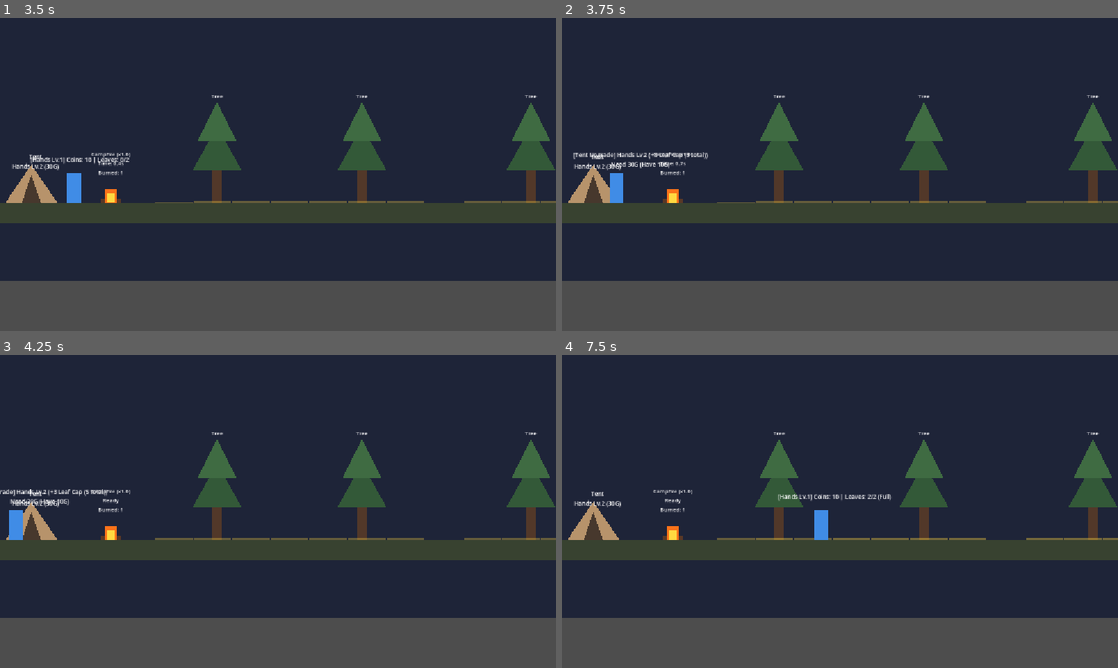
Above: before the commit, frames 1-4 (two rows, left to right).
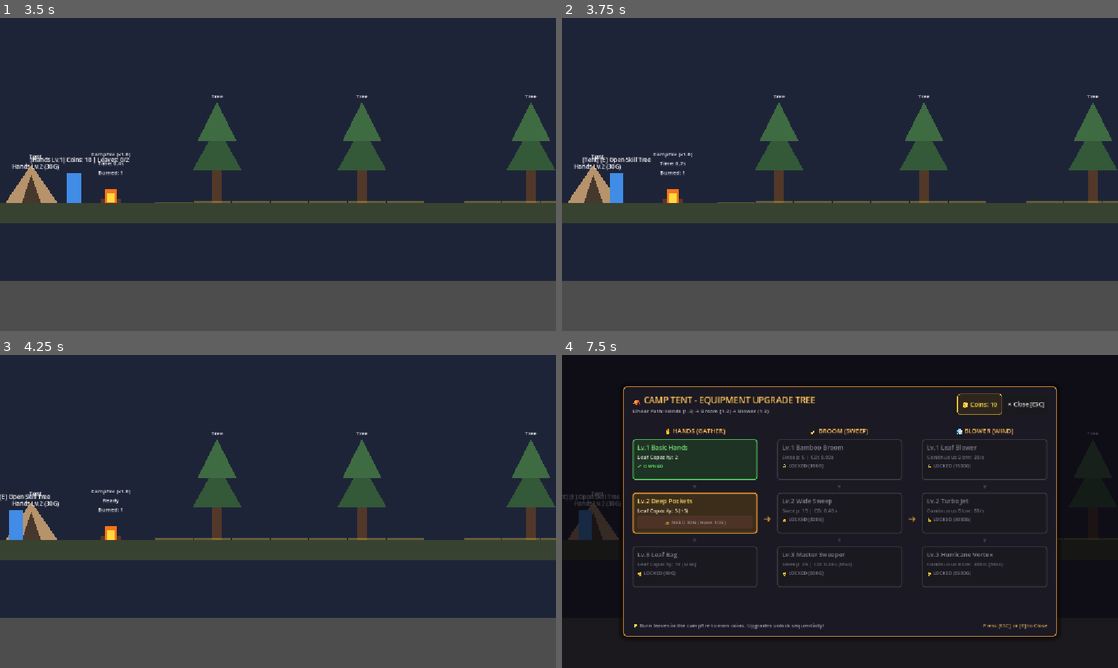
Above: after the commit, the same moments.

Repository: Nattsummer/autumn_compfire
Game: Godot game, scene res://scenes/main.tscn
Same seed, same stepped clock (60 frames per second), same inputs: the game is played once before the commit and once after it.
Inputs:
- Up to frame 1 (3.5 s): tap Enter at 0.5 s; hold E (interact) 0.53-1.28 s; hold D (move_right) 0.53-2.03 s; tap E (interact) at 1.35, 2.3, 3.05 s; hold Q (switch_tool) 2.03-2.78 s; hold A (move_left) from 2.03 s (still down); tap Tab at 2.85 s
- Up to frame 2 (3.75 s): keep holding A (move_left); hold E (interact) from 3.53 s (still down)
- Up to frame 3 (4.25 s): keep holding A (move_left); keep holding E (interact); tap Escape (ui_cancel) at 4.15 s
- Up to frame 4 (7.5 s): release A (move_left) at 4.28 s; release E (interact) at 4.28 s; hold D (move_right) from 4.28 s (still down); tap E (interact) at 4.35, 5.3, 6.05, 7.35 s; hold Q (switch_tool) 5.03-5.78 s; tap Tab at 5.85 s; hold E (interact) 6.53-7.28 s

Frame 1 is identical in both runs. In frame 2, 0.5% of the frame differs, in the area x 2-27%, y 42-48%; in frame 3, 0.4%; in frame 4, 57%, in the area x 0-100%, y 0-100%.

Commit message:
Add interactive Skill Tree popup UI to Tent with linear upgrade progression

Diff:
--- a/scenes/environment/tent.tscn
+++ b/scenes/environment/tent.tscn
@@ -1,6 +1,7 @@
 [gd_scene format=3]
 
 [ext_resource type="Script" path="res://scripts/environment/tent.gd" id="1_tent_script"]
+[ext_resource type="PackedScene" path="res://scenes/ui/skill_tree_ui.tscn" id="2_skill_tree_ui"]
 
 [node name="Tent" type="Node2D" groups=["tent"]]
 script = ExtResource("1_tent_script")
@@ -21,3 +22,5 @@
 theme_override_font_sizes/font_size = 12
 text = "Tent"
 horizontal_alignment = 1
+
+[node name="SkillTreeUI" parent="." instance=ExtResource("2_skill_tree_ui")]
--- /dev/null
+++ b/scenes/ui/skill_tree_ui.tscn
@@ -0,0 +1,213 @@
+[gd_scene format=3]
+
+[ext_resource type="Script" path="res://scripts/ui/skill_tree_ui.gd" id="1_skill_tree_script"]
+
+[sub_resource type="StyleBoxFlat" id="StyleBoxFlat_modal"]
+bg_color = Color(0.11, 0.1, 0.14, 0.96)
+border_width_left = 2
+border_width_top = 2
+border_width_right = 2
+border_width_bottom = 2
+border_color = Color(0.85, 0.55, 0.22, 1)
+corner_radius_top_left = 10
+corner_radius_top_right = 10
+corner_radius_bottom_right = 10
+corner_radius_bottom_left = 10
+shadow_color = Color(0, 0, 0, 0.5)
+shadow_size = 12
+
+[sub_resource type="StyleBoxFlat" id="StyleBoxFlat_coins"]
+bg_color = Color(0.18, 0.15, 0.12, 1)
+border_width_left = 1
+border_width_top = 1
+border_width_right = 1
+border_width_bottom = 1
+border_color = Color(1, 0.78, 0.2, 1)
+corner_radius_top_left = 6
+corner_radius_top_right = 6
+corner_radius_bottom_right = 6
+corner_radius_bottom_left = 6
+content_margin_left = 10.0
+content_margin_top = 4.0
+content_margin_right = 10.0
+content_margin_bottom = 4.0
+
+[node name="SkillTreeUI" type="CanvasLayer"]
+layer = 10
+script = ExtResource("1_skill_tree_script")
+
+[node name="RootControl" type="Control" parent="."]
+layout_mode = 3
+anchors_preset = 15
+anchor_right = 1.0
+anchor_bottom = 1.0
+grow_horizontal = 2
+grow_vertical = 2
+
+[node name="Backdrop" type="ColorRect" parent="RootControl"]
+layout_mode = 1
+anchors_preset = 15
+anchor_right = 1.0
+anchor_bottom = 1.0
+grow_horizontal = 2
+grow_vertical = 2
+color = Color(0.04, 0.03, 0.05, 0.75)
+
+[node name="ModalPanel" type="PanelContainer" parent="RootControl"]
+custom_minimum_size = Vector2(900, 520)
+layout_mode = 1
+anchors_preset = 8
+anchor_left = 0.5
+anchor_top = 0.5
+anchor_right = 0.5
+anchor_bottom = 0.5
+offset_left = -450.0
+offset_top = -260.0
+offset_right = 450.0
+offset_bottom = 260.0
+grow_horizontal = 2
+grow_vertical = 2
+theme_override_styles/panel = SubResource("StyleBoxFlat_modal")
+
+[node name="MarginContainer" type="MarginContainer" parent="RootControl/ModalPanel"]
+layout_mode = 2
+theme_override_constants/margin_left = 18
+theme_override_constants/margin_top = 14
+theme_override_constants/margin_right = 18
+theme_override_constants/margin_bottom = 14
+
+[node name="VBox" type="VBoxContainer" parent="RootControl/ModalPanel/MarginContainer"]
+layout_mode = 2
+theme_override_constants/separation = 10
+
+[node name="Header" type="HBoxContainer" parent="RootControl/ModalPanel/MarginContainer/VBox"]
+layout_mode = 2
+
+[node name="TitleBox" type="VBoxContainer" parent="RootControl/ModalPanel/MarginContainer/VBox/Header"]
+layout_mode = 2
+theme_override_constants/separation = 2
+
+[node name="TitleLabel" type="Label" parent="RootControl/ModalPanel/MarginContainer/VBox/Header/TitleBox"]
+layout_mode = 2
+theme_override_colors/font_color = Color(1, 0.78, 0.35, 1)
+theme_override_font_sizes/font_size = 18
+text = "⛺ CAMP TENT - EQUIPMENT UPGRADE TREE"
+
+[node name="SubtitleLabel" type="Label" parent="RootControl/ModalPanel/MarginContainer/VBox/Header/TitleBox"]
+layout_mode = 2
+theme_override_colors/font_color = Color(0.7, 0.7, 0.75, 1)
+theme_override_font_sizes/font_size = 11
+text = "Linear Path: Hands (1-3) ➔ Broom (1-3) ➔ Blower (1-3)"
+
+[node name="Spacer" type="Control" parent="RootControl/ModalPanel/MarginContainer/VBox/Header"]
+layout_mode = 2
+size_flags_horizontal = 3
+
+[node name="CoinsBadge" type="PanelContainer" parent="RootControl/ModalPanel/MarginContainer/VBox/Header"]
+layout_mode = 2
+theme_override_styles/panel = SubResource("StyleBoxFlat_coins")
+
+[node name="CoinsLabel" type="Label" parent="RootControl/ModalPanel/MarginContainer/VBox/Header/CoinsBadge"]
+layout_mode = 2
+theme_override_colors/font_color = Color(1, 0.88, 0.25, 1)
+theme_override_font_sizes/font_size = 13
+text = "🪙 Coins: 0"
+
+[node name="CloseButton" type="Button" parent="RootControl/ModalPanel/MarginContainer/VBox/Header"]
+custom_minimum_size = Vector2(90, 30)
+layout_mode = 2
+theme_override_font_sizes/font_size = 12
+text = "✕ Close [ESC]"
+
+[node name="Separator1" type="HSeparator" parent="RootControl/ModalPanel/MarginContainer/VBox"]
+layout_mode = 2
+
+[node name="Columns" type="HBoxContainer" parent="RootControl/ModalPanel/MarginContainer/VBox"]
+layout_mode = 2
+size_flags_vertical = 3
+theme_override_constants/separation = 12
+alignment = 1
+
+[node name="HandsColumn" type="VBoxContainer" parent="RootControl/ModalPanel/MarginContainer/VBox/Columns"]
+layout_mode = 2
+size_flags_horizontal = 3
+theme_override_constants/separation = 8
+
+[node name="HeaderLabel" type="Label" parent="RootControl/ModalPanel/MarginContainer/VBox/Columns/HandsColumn"]
+layout_mode = 2
+theme_override_colors/font_color = Color(1, 0.75, 0.35, 1)
+theme_override_font_sizes/font_size = 13
+text = "✋ HANDS (GATHER)"
+horizontal_alignment = 1
+
+[node name="NodesBox" type="VBoxContainer" parent="RootControl/ModalPanel/MarginContainer/VBox/Columns/HandsColumn"]
+layout_mode = 2
+theme_override_constants/separation = 6
+
+[node name="Arrow1" type="Label" parent="RootControl/ModalPanel/MarginContainer/VBox/Columns"]
+layout_mode = 2
+theme_override_colors/font_color = Color(1, 0.7, 0.2, 0.8)
+theme_override_font_sizes/font_size = 20
+text = "➔"
+vertical_alignment = 1
+
+[node name="BroomColumn" type="VBoxContainer" parent="RootControl/ModalPanel/MarginContainer/VBox/Columns"]
+layout_mode = 2
+size_flags_horizontal = 3
+theme_override_constants/separation = 8
+
+[node name="HeaderLabel" type="Label" parent="RootControl/ModalPanel/MarginContainer/VBox/Columns/BroomColumn"]
+layout_mode = 2
+theme_override_colors/font_color = Color(1, 0.75, 0.35, 1)
+theme_override_font_sizes/font_size = 13
+text = "🧹 BROOM (SWEEP)"
+horizontal_alignment = 1
+
+[node name="NodesBox" type="VBoxContainer" parent="RootControl/ModalPanel/MarginContainer/VBox/Columns/BroomColumn"]
+layout_mode = 2
+theme_override_constants/separation = 6
+
+[node name="Arrow2" type="Label" parent="RootControl/ModalPanel/MarginContainer/VBox/Columns"]
+layout_mode = 2
+theme_override_colors/font_color = Color(1, 0.7, 0.2, 0.8)
+theme_override_font_sizes/font_size = 20
+text = "➔"
+vertical_alignment = 1
+
+[node name="BlowerColumn" type="VBoxContainer" parent="RootControl/ModalPanel/MarginContainer/VBox/Columns"]
+layout_mode = 2
+size_flags_horizontal = 3
+theme_override_constants/separation = 8
+
+[node name="HeaderLabel" type="Label" parent="RootControl/ModalPanel/MarginContainer/VBox/Columns/BlowerColumn"]
+layout_mode = 2
+theme_override_colors/font_color = Color(1, 0.75, 0.35, 1)
+theme_override_font_sizes/font_size = 13
+text = "💨 BLOWER (WIND)"
+horizontal_alignment = 1
+
+[node name="NodesBox" type="VBoxContainer" parent="RootControl/ModalPanel/MarginContainer/VBox/Columns/BlowerColumn"]
+layout_mode = 2
+theme_override_constants/separation = 6
+
+[node name="Separator2" type="HSeparator" parent="RootControl/ModalPanel/MarginContainer/VBox"]
+layout_mode = 2
+
+[node name="Footer" type="HBoxContainer" parent="RootControl/ModalPanel/MarginContainer/VBox"]
+layout_mode = 2
+
+[node name="TipLabel" type="Label" parent="RootControl/ModalPanel/MarginContainer/VBox/Footer"]
+layout_mode = 2
+theme_override_colors/font_color = Color(0.65, 0.65, 0.7, 1)
+theme_override_font_sizes/font_size = 11
+text = "💡 Burn leaves in the campfire to earn coins. Upgrades unlock sequentially!"
+
+[node name="Spacer" type="Control" parent="RootControl/ModalPanel/MarginContainer/VBox/Footer"]
+layout_mode = 2
+size_flags_horizontal = 3
+
+[node name="HintKeyLabel" type="Label" parent="RootControl/ModalPanel/MarginContainer/VBox/Footer"]
+layout_mode = 2
+theme_override_colors/font_color = Color(1, 0.8, 0.4, 0.8)
+theme_override_font_sizes/font_size = 11
+text = "Press [ESC] or [E] to Close"
--- a/scripts/environment/tent.gd
+++ b/scripts/environment/tent.gd
@@ -23,6 +23,7 @@
 @export var upgrade_costs: Array[int] = [30, 80, 180, 400, 800, 1500, 3000, 5500]
 
 @onready var _label: Label = $Label
+@onready var _skill_tree_ui: SkillTreeUI = $SkillTreeUI
 
 
 func _ready() -> void:
@@ -33,6 +34,23 @@
 ## ตรวจสอบว่าผู้เล่นอยู่ในระยะของเต็นท์หรือไม่
 func is_in_range(target_x: float) -> bool:
 	return absf(global_position.x - target_x) <= interact_radius
+
+
+## เปิดหน้าต่าง Skill Tree
+func open_skill_tree(player: Player) -> void:
+	if _skill_tree_ui != null:
+		_skill_tree_ui.open(player, self)
+
+
+## ปิดหน้าต่าง Skill Tree
+func close_skill_tree() -> void:
+	if _skill_tree_ui != null:
+		_skill_tree_ui.close()
+
+
+## ตรวจสอบว่าหน้าต่าง Skill Tree กำลังเปิดอยู่หรือไม่
+func is_skill_tree_open() -> bool:
+	return _skill_tree_ui != null and _skill_tree_ui.visible
 
 
 ## คืนค่าจำนวนขั้นการอัพเกรดทั้งหมด
--- a/scripts/player/player.gd
+++ b/scripts/player/player.gd
@@ -82,7 +82,13 @@
 
 	if _tent != null:
 		_tent.update_label_display(upgrade_step, coins)
-
+		if not _tent.upgrade_purchased.is_connected(_on_tent_upgrade_purchased):
+			_tent.upgrade_purchased.connect(_on_tent_upgrade_purchased)
+
+	_update_ui()
+
+
+func _on_tent_upgrade_purchased(_step: int, _title: String, _cost: int) -> void:
 	_update_ui()
 
 
@@ -111,6 +117,13 @@
 	# อัปเดตเวลานับถอยหลังคูลดาวน์ของไม้กวาด
 	if _broom_cooldown_timer > 0.0:
 		_broom_cooldown_timer = maxf(0.0, _broom_cooldown_timer - delta)
+
+	# หากเปิดหน้าต่าง Skill Tree อยู่ ให้หยุดการเคลื่อนที่และการกระทำอื่น
+	if _tent != null and _tent.is_skill_tree_open():
+		velocity.x = 0.0
+		_apply_gravity(delta)
+		move_and_slide()
+		return
 
 	_apply_gravity(delta)
 	_handle_movement()
@@ -151,30 +164,12 @@
 	if _tent == null:
 		_tent = get_tree().get_first_node_in_group("tent") as Tent
 
-	# 1. ปฏิสัมพันธ์กับเต็นท์ (Tent) - สถานีอัพเกรดแบบเชิงเส้น (Linear Upgrade Station)
+	# 1. ปฏิสัมพันธ์กับเต็นท์ (Tent) - เปิดหน้าต่าง Skill Tree
 	if _tent != null and _tent.is_in_range(global_position.x):
-		var info: Dictionary = _tent.get_upgrade_info(upgrade_step)
-		if info.get("valid", false):
-			var title: String = String(info["title"])
-			var desc: String = String(info["desc"])
-			var cost: int = int(info["cost"])
-			var switch_hint: String = " | [Q] Switch (%s)" % _get_tool_name(current_tool) if unlocked_tools.size() > 1 else ""
-
-			if coins >= cost:
-				_set_prompt("[Tent Upgrade] %s (%s)\n[E] Upgrade (%dG)%s" % [title, desc, cost, switch_hint])
-				if Input.is_action_just_pressed("interact"):
-					coins -= cost
-					coins_changed.emit(coins)
-					_apply_upgrade_step(upgrade_step)
-					upgrade_step += 1
-					_tent.upgrade_purchased.emit(upgrade_step - 1, title, cost)
-					_tent.update_label_display(upgrade_step, coins)
-					_update_ui()
-			else:
-				_set_prompt("[Tent Upgrade] %s (%s)\nNeed %dG (Have %dG)%s" % [title, desc, cost, coins, switch_hint])
-		else:
-			var switch_hint_max: String = "\n[Q] Switch Tool: %s" % _get_tool_name(current_tool) if unlocked_tools.size() > 1 else ""
-			_set_prompt("[Tent] All Upgrades Maxed!\nCoins: %d%s" % [coins, switch_hint_max])
+		var switch_hint: String = " | [Q] Switch (%s)" % _get_tool_name(current_tool) if unlocked_tools.size() > 1 else ""
+		_set_prompt("[Tent] [E] Open Skill Tree%s" % switch_hint)
+		if Input.is_action_just_pressed("interact"):
+			_tent.open_skill_tree(self)
 		return
 
 	# 2. ปฏิสัมพันธ์ตามประเภทไอเทมที่กำลังถือ
@@ -188,7 +183,7 @@
 
 
 ## นำผลการอัพเกรดแต่ละขั้นมาปรับใช้กับตัวละคร
-func _apply_upgrade_step(step: int) -> void:
+func apply_upgrade_step(step: int) -> void:
 	match step:
 		0: # Hands Lv 2
 			hands_level = 2
--- /dev/null
+++ b/scripts/ui/skill_tree_ui.gd
@@ -0,0 +1,241 @@
+class_name SkillTreeUI
+extends CanvasLayer
+
+## ส่งสัญญาณเมื่อหน้าต่าง Skill Tree ปิดลง
+signal closed()
+
+## ส่งสัญญาณเมื่อมีการอัพเกรดสำเร็จ
+signal upgrade_completed(step: int, title: String)
+
+var _player: Player = null
+var _tent: Tent = null
+
+## โหนด UI หลัก
+@onready var _root_control: Control = $RootControl
+@onready var _coins_label: Label = $RootControl/ModalPanel/MarginContainer/VBox/Header/CoinsBadge/CoinsLabel
+@onready var _hands_nodes_box: VBoxContainer = $RootControl/ModalPanel/MarginContainer/VBox/Columns/HandsColumn/NodesBox
+@onready var _broom_nodes_box: VBoxContainer = $RootControl/ModalPanel/MarginContainer/VBox/Columns/BroomColumn/NodesBox
+@onready var _blower_nodes_box: VBoxContainer = $RootControl/ModalPanel/MarginContainer/VBox/Columns/BlowerColumn/NodesBox
+@onready var _close_button: Button = $RootControl/ModalPanel/MarginContainer/VBox/Header/CloseButton
+
+
+func _ready() -> void:
+	visible = false
+	if _close_button != null:
+		_close_button.pressed.connect(close)
+
+
+func _unhandled_input(event: InputEvent) -> void:
+	if not visible:
+		return
+
+	if event.is_action_pressed("interact") or event.is_action_pressed("ui_cancel"):
+		get_viewport().set_input_as_handled()
+		close()
+	elif event is InputEventKey and event.pressed and not event.echo:
+		if event.physical_keycode == KEY_ESCAPE or event.physical_keycode == KEY_E:
+			get_viewport().set_input_as_handled()
+			close()
+
+
+## เปิดหน้าต่าง Skill Tree
+func open(player: Player, tent: Tent) -> void:
+	_player = player
+	_tent = tent
+	visible = true
+	refresh()
+
+
+## ปิดหน้าต่าง Skill Tree
+func close() -> void:
+	visible = false
+	closed.emit()
+
+
+## อัปเดตการแสดงผลของ Skill Tree ทั้งหมด
+func refresh() -> void:
+	if _player == null or _tent == null:
+		return
+
+	# อัปเดตจำนวนเงินปัจจุบัน
+	if _coins_label != null:
+		_coins_label.text = "🪙 Coins: %d" % _player.coins
+
+	# ล้างและสร้างการ์ดของแต่ละคอลัมน์ใหม่
+	_populate_column(_hands_nodes_box, [
+		{"type": "starter", "title": "Lv.1 Basic Hands", "stats": "Leaf Capacity: %d" % _tent.hands_capacities[0]},
+		{"step": 0, "title": "Lv.2 Deep Pockets", "stats": "Leaf Capacity: %d (+%d)" % [_tent.hands_capacities[1], _tent.hands_capacities[1] - _tent.hands_capacities[0]]},
+		{"step": 1, "title": "Lv.3 Leaf Bag", "stats": "Leaf Capacity: %d (Max)" % _tent.hands_capacities[2]}
+	])
+
+	_populate_column(_broom_nodes_box, [
+		{"step": 2, "title": "Lv.1 Bamboo Broom", "stats": "Sweep: %.0f | CD: %.2fs" % [_tent.broom_sweeps[0], _tent.broom_cooldowns[0]]},
+		{"step": 3, "title": "Lv.2 Wide Sweep", "stats": "Sweep: %.0f | CD: %.2fs" % [_tent.broom_sweeps[1], _tent.broom_cooldowns[1]]},
+		{"step": 4, "title": "Lv.3 Master Sweeper", "stats": "Sweep: %.0f | CD: %.2fs (Max)" % [_tent.broom_sweeps[2], _tent.broom_cooldowns[2]]}
+	])
+
+	_populate_column(_blower_nodes_box, [
+		{"step": 5, "title": "Lv.1 Leaf Blower", "stats": "Continuous Blow: %.0f/s" % _tent.blower_rates[0]},
+		{"step": 6, "title": "Lv.2 Turbo Jet", "stats": "Continuous Blow: %.0f/s" % _tent.blower_rates[1]},
+		{"step": 7, "title": "Lv.3 Hurricane Vortex", "stats": "Continuous Blow: %.0f/s (Max)" % _tent.blower_rates[2]}
+	])
+
+
+## สร้างโหนดแสดงผลในแต่ละคอลัมน์
+func _populate_column(container: VBoxContainer, nodes_data: Array) -> void:
+	if container == null:
+		return
+
+	# ลบโหนดเก่าออกก่อน
+	for child: Node in container.get_children():
+		child.queue_free()
+
+	for i: int in range(nodes_data.size()):
+		var data: Dictionary = nodes_data[i] as Dictionary
+		var is_starter: bool = data.has("type") and String(data["type"]) == "starter"
+		var step: int = int(data.get("step", -1))
+		var title: String = String(data["title"])
+		var stats: String = String(data["stats"])
+
+		# สร้างการ์ดของโหนด
+		var card: PanelContainer = PanelContainer.new()
+		card.custom_minimum_size = Vector2(240, 85)
+
+		var card_style: StyleBoxFlat = StyleBoxFlat.new()
+		card_style.corner_radius_top_left = 6
+		card_style.corner_radius_top_right = 6
+		card_style.corner_radius_bottom_left = 6
+		card_style.corner_radius_bottom_right = 6
+		card_style.border_width_left = 2
+		card_style.border_width_right = 2
+		card_style.border_width_top = 2
+		card_style.border_width_bottom = 2
+
+		var content_vbox: VBoxContainer = VBoxContainer.new()
+		content_vbox.add_theme_constant_override("separation", 3)
+		var margin: MarginContainer = MarginContainer.new()
+		margin.add_theme_constant_override("margin_left", 8)
+		margin.add_theme_constant_override("margin_right", 8)
+		margin.add_theme_constant_override("margin_top", 6)
+		margin.add_theme_constant_override("margin_bottom", 6)
+		margin.add_child(content_vbox)
+		card.add_child(margin)
+
+		# ชื่อโหนด
+		var title_label: Label = Label.new()
+		title_label.text = title
+		title_label.add_theme_font_size_override("font_size", 13)
+		content_vbox.add_child(title_label)
+
+		# ข้อมูลสเตตัส
+		var stats_label: Label = Label.new()
+		stats_label.text = stats
+		stats_label.add_theme_font_size_override("font_size", 11)
+		content_vbox.add_child(stats_label)
+
+		# สถานะของโหนด: 1. Owned, 2. Current Active (พร้อมอัพ), 3. Locked
+		var is_owned: bool = is_starter or (step >= 0 and _player.upgrade_step > step)
+		var is_active: bool = not is_starter and (_player.upgrade_step == step)
+
+		if is_owned:
+			# ผ่านการอัพเกรดแล้ว
+			card_style.bg_color = Color(0.12, 0.22, 0.14, 0.85)
+			card_style.border_color = Color(0.3, 0.75, 0.35, 1.0)
+			title_label.add_theme_color_override("font_color", Color(0.5, 0.9, 0.5, 1.0))
+			stats_label.add_theme_color_override("font_color", Color(0.8, 0.85, 0.8, 1.0))
+
+			var owned_badge: Label = Label.new()
+			owned_badge.text = "✔ OWNED"
+			owned_badge.add_theme_font_size_override("font_size", 11)
+			owned_badge.add_theme_color_override("font_color", Color(0.4, 0.95, 0.45, 1.0))
+			content_vbox.add_child(owned_badge)
+
+		elif is_active:
+			# ขั้นปัจจุบันที่สามารถอัพเกรดได้
+			var cost: int = _tent.upgrade_costs[step]
+			var can_afford: bool = _player.coins >= cost
+
+			card_style.bg_color = Color(0.24, 0.18, 0.10, 0.95)
+			card_style.border_color = Color(1.0, 0.65, 0.2, 1.0)
+			title_label.add_theme_color_override("font_color", Color(1.0, 0.85, 0.4, 1.0))
+			stats_label.add_theme_color_override("font_color", Color(0.95, 0.9, 0.8, 1.0))
+
+			var upgrade_btn: Button = Button.new()
+			upgrade_btn.custom_minimum_size = Vector2(0, 26)
+			upgrade_btn.add_theme_font_size_override("font_size", 11)
+
+			var btn_style: StyleBoxFlat = StyleBoxFlat.new()
+			btn_style.corner_radius_top_left = 4
+			btn_style.corner_radius_top_right = 4
+			btn_style.corner_radius_bottom_left = 4
+			btn_style.corner_radius_bottom_right = 4
+
+			if can_afford:
+				upgrade_btn.text = "▲ UPGRADE (%dG)" % cost
+				btn_style.bg_color = Color(0.85, 0.45, 0.15, 1.0)
+				upgrade_btn.add_theme_stylebox_override("normal", btn_style)
+				upgrade_btn.pressed.connect(func() -> void: _on_upgrade_pressed(step))
+			else:
+				upgrade_btn.text = "🔒 NEED %dG (Have %dG)" % [cost, _player.coins]
+				upgrade_btn.disabled = true
+				btn_style.bg_color = Color(0.3, 0.2, 0.15, 1.0)
+				upgrade_btn.add_theme_stylebox_override("disabled", btn_style)
+
+			content_vbox.add_child(upgrade_btn)
+
+		else:
+			# ล็อกอยู่ ต้องอัพเกรดขั้นก่อนหน้าให้เสร็จก่อน
+			card_style.bg_color = Color(0.10, 0.10, 0.12, 0.6)
+			card_style.border_color = Color(0.25, 0.25, 0.3, 0.8)
+			title_label.add_theme_color_override("font_color", Color(0.5, 0.5, 0.55, 1.0))
+			stats_label.add_theme_color_override("font_color", Color(0.4, 0.4, 0.45, 1.0))
+
+			var locked_badge: Label = Label.new()
+			var cost: int = _tent.upgrade_costs[step] if step >= 0 and step < _tent.upgrade_costs.size() else 0
+			locked_badge.text = "🔒 LOCKED (%dG)" % cost
+			locked_badge.add_theme_font_size_override("font_size", 10)
+			locked_badge.add_theme_color_override("font_color", Color(0.5, 0.5, 0.55, 1.0))
+			content_vbox.add_child(locked_badge)
+
+		card.add_theme_stylebox_override("panel", card_style)
+		container.add_child(card)
+
+		# เพิ่มลูกศรเชื่อมโยงระหว่างโหนดในคอลัมน์เดียวกัน
+		if i < nodes_data.size() - 1:
+			var arrow_label: Label = Label.new()
+			arrow_label.text = "▼"
+			arrow_label.horizontal_alignment = HORIZONTAL_ALIGNMENT_CENTER
+			arrow_label.add_theme_font_size_override("font_size", 10)
+			var arrow_color: Color = Color(0.3, 0.75, 0.35, 0.8) if (step >= 0 and _player.upgrade_step > step) else Color(0.4, 0.4, 0.45, 0.5)
+			arrow_label.add_theme_color_override("font_color", arrow_color)
+			container.add_child(arrow_label)
+
+
+## เมื่อกดปุ่มอัพเกรด
+func _on_upgrade_pressed(step: int) -> void:
+	if _player == null or _tent == null:
+		return
+
+	if step != _player.upgrade_step:
+		return
+
+	var info: Dictionary = _tent.get_upgrade_info(step)
+	if not info.get("valid", false):
+		return
+
+	var cost: int = int(info["cost"])
+	if _player.coins < cost:
+		return
+
+	# หักเงินและดำเนินการอัพเกรด
+	_player.coins -= cost
+	_player.coins_changed.emit(_player.coins)
+	_player.apply_upgrade_step(step)
+	_player.upgrade_step += 1
+
+	_tent.upgrade_purchased.emit(step, String(info["title"]), cost)
+	_tent.update_label_display(_player.upgrade_step, _player.coins)
+	upgrade_completed.emit(step, String(info["title"]))
+
+	# รีเฟรชหน้าต่างทันทีเพื่อให้เห็นความเปลี่ยนแปลง
+	refresh()
